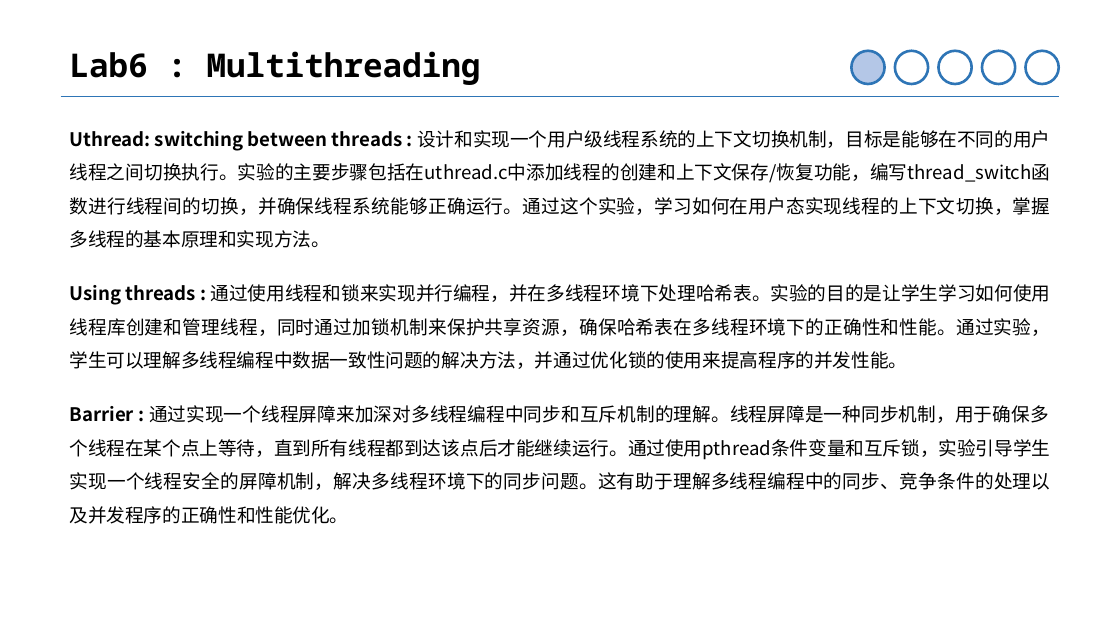
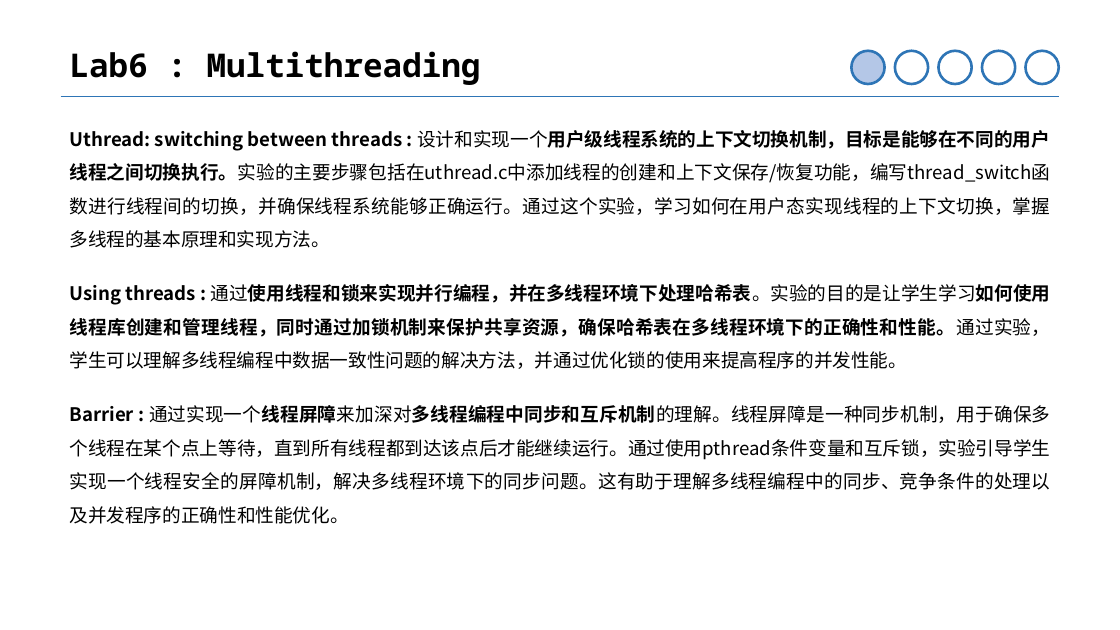
Before and after one commit to bunnyoii/Xv6_Lab_Report_2021, a slide deck: slide 16 of Xv6_Lab_Report_2021.pptx (slide 13 before the commit). Drawn at 1120x630 pixels with LibreOffice and Linux fonts; fonts in the diff are those of the drawing; background and template pictures are left out. Boxes give left, top, right and bottom in pixels: in the first picture for what was removed or moved away, otherwise in the second. Text is boxed around its words. In the diff, an @@ line names an element or a change of style, - is before the commit and + after.

```diff
--- a/Xv6_Lab_Report_2021.pptx
+++ b/Xv6_Lab_Report_2021.pptx
@@ text "Uthread: switching between threads : ..." at [69,130,1050,248]: bold on in "设计和实现一个用户级线程系统的上下文切换机制，目标是能够在不同的用户线程之间切换执行。实验的主要步骤包括在uthread ..." @@
@@ text "Using threads : 通过使用线程和锁来实现并行编程，并在多线程环境下处理哈希表。实验的目的是让学生学习如何使 ..." at [69,284,1051,369]: bold on in "通过使用线程和锁来实现并行编程，并在多线程环境下处理哈希表。实验的目的是让学生学习如何使用线程库创建和管理线程，同时通过 ..." @@
@@ text "Barrier : 通过实现一个线程屏障来加深对多线程编程中同步和互斥机制的理解。线程屏障是一种同步机制，用于确保多个线 ..." at [69,405,1050,524]: bold on in "通过实现一个线程屏障来加深对多线程编程中同步和互斥机制的理解。线程屏障是一种同步机制，用于确保多个线程在某个点上等待，直 ..." @@
```
Also in this commit, not shown: 9 other slides changed, 3 slides added, 1 other file.
